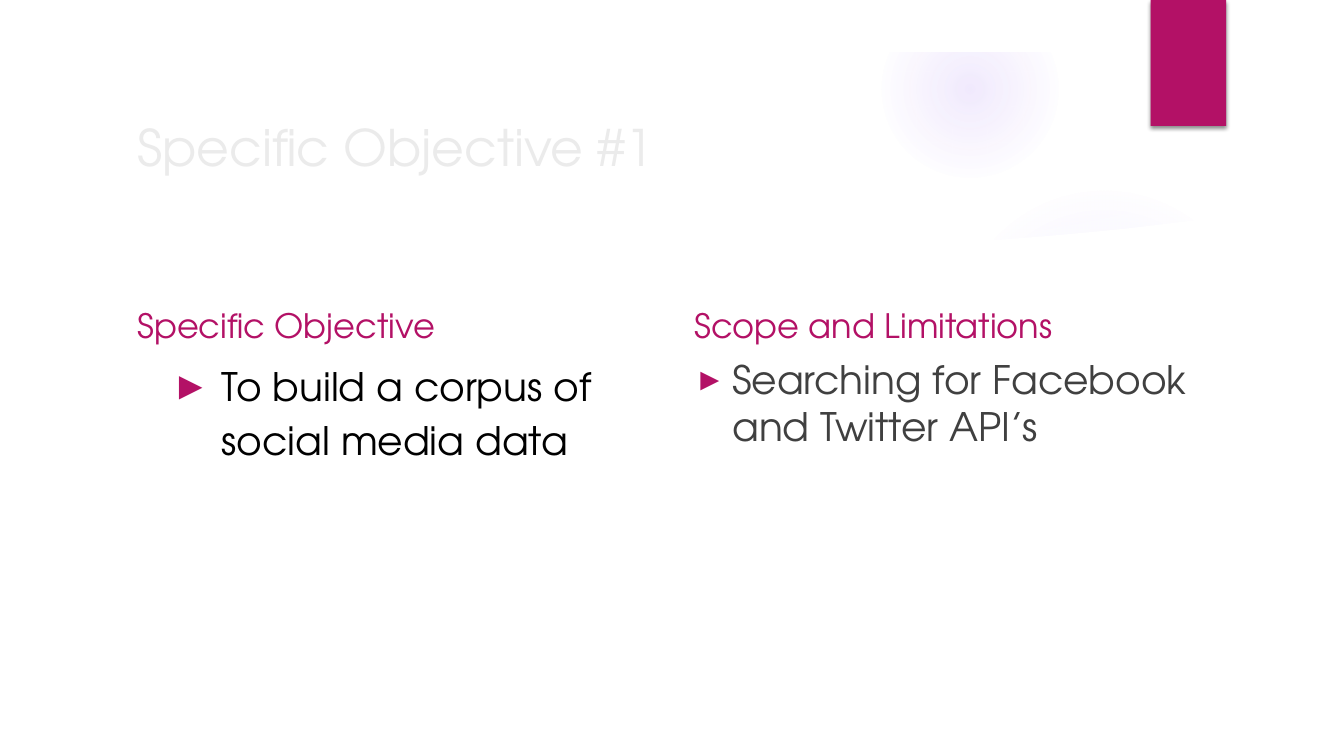
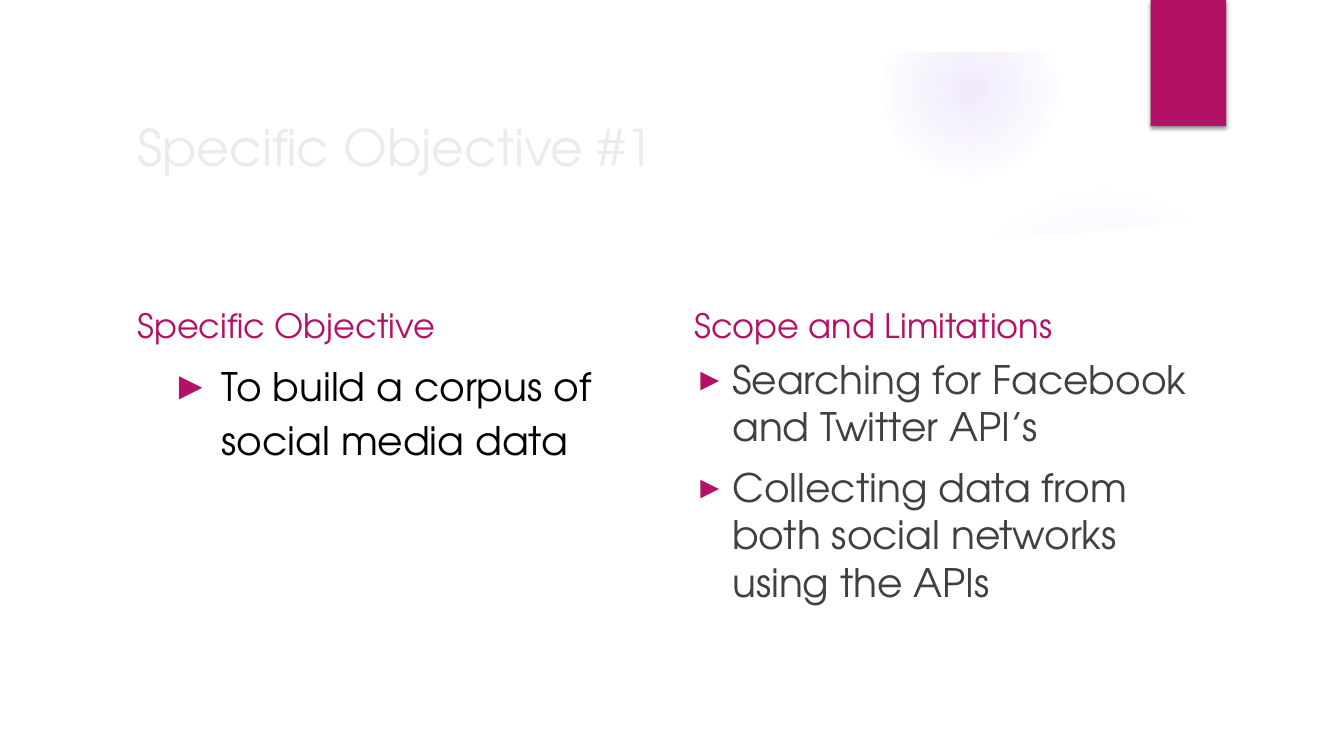
Before and after one commit to JNM-2T17/STMETRE, a slide deck: slide 12 of STMETRE_FernandezPobleteSanPedroTan_Presentation_v4.pptx (slide 11 before the commit). Drawn at 1344x756 pixels with LibreOffice and Linux fonts; fonts in the diff are those of the drawing; background and template pictures are left out. Boxes give left, top, right and bottom in pixels: in the first picture for what was removed or moved away, otherwise in the second. Text is boxed around its words. In the diff, an @@ line names an element or a change of style, - is before the commit and + after.

```diff
--- a/STMETRE_FernandezPobleteSanPedroTan_Presentation_v4.pptx
+++ b/STMETRE_FernandezPobleteSanPedroTan_Presentation_v4.pptx
@@ text at [732,472,1127,606]: paragraph added @@
+► Collecting data from both social networks using the APIs
```
Also in this commit, not shown: 3 other slides changed, 10 slides added, 9 other files.
